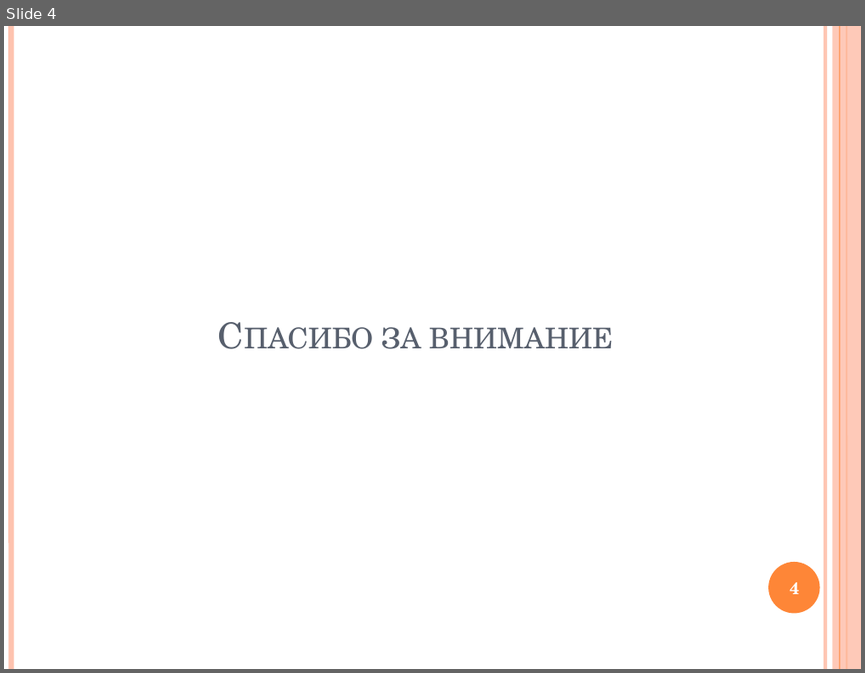
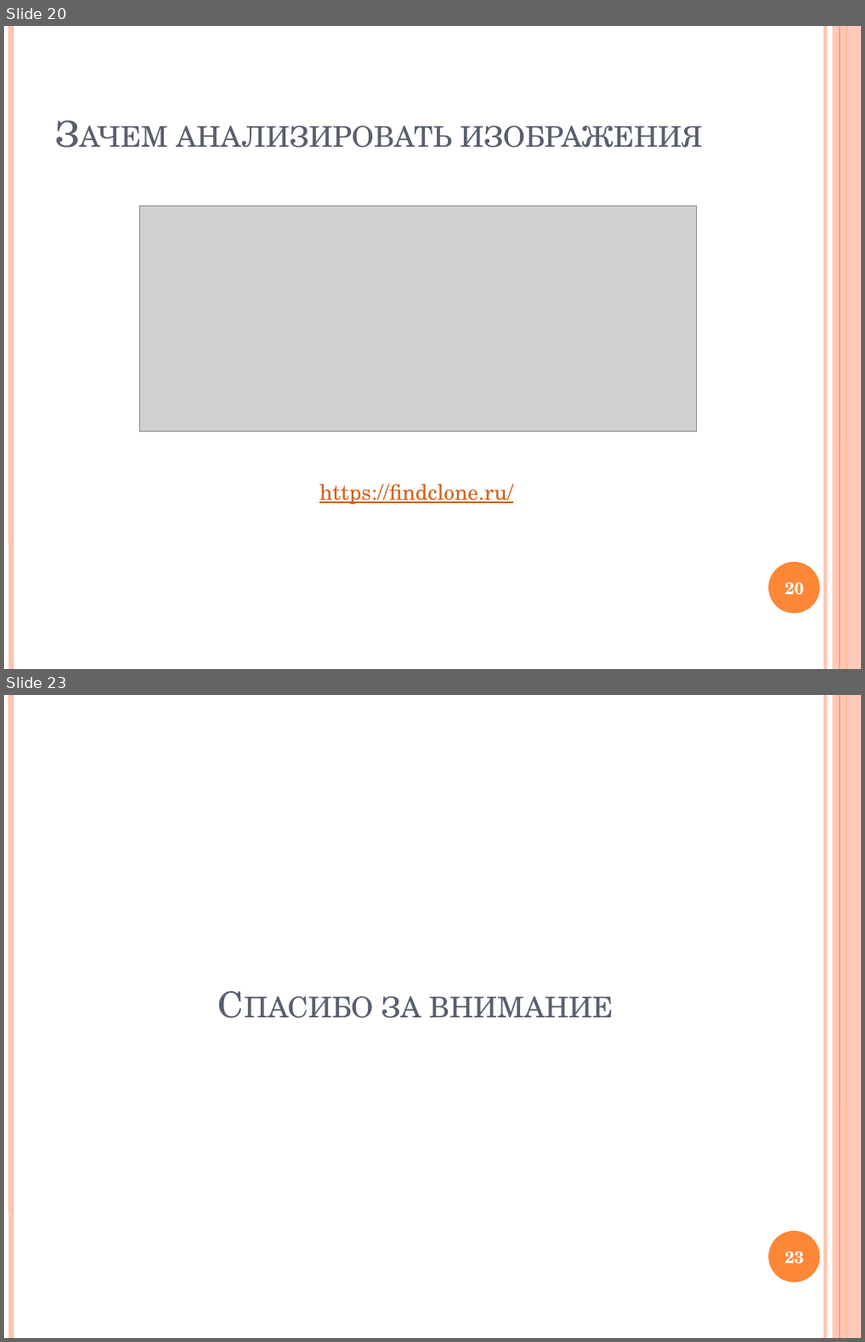
Before and after one commit to Kwentar/presentations, a slide deck: Image processing lessons/Lesson 1.pptx. Shown one above the other, each under a label of ours: slide 4 before the commit, slides 20 and 23 after it; the slides between them are not shown. The pictures are 865x673 and 865x1342 pixels, drawn with LibreOffice and Linux fonts; fonts in the diff are those of the drawing; grey boxes stand for pictures. Boxes give left, top, right and bottom in pixels: in the first picture for what was removed or moved away, otherwise in the second. Text is boxed around its words. In the diff, an @@ line names an element or a change of style, - is before the commit and + after.

```diff
--- a/Image processing lessons/Lesson 1.pptx
+++ b/Image processing lessons/Lesson 1.pptx
@@ slide 20 added at [4,26,861,669], background #FFFFFF; not listed: 6 template elements that a slide beside it also shows @@
@@ title added at [176,125,702,148], 30 pt, text #575F6D, small capitals @@
+Зачем анализировать изображения
@@ picture added at [139,206,696,431] @@
@@ text added at [319,483,513,504], 18 pt, text #D2611C, underline @@
+https://findclone.ru/
@@ page number added at [784,582,804,595], 14 pt, text #FFFFFF, bold @@
+20
@@ what was slide 4 is now slide 23 @@
@@ page number at [784,1251,804,1264]: text changed @@
-4
+23
```
Also in this commit, not shown: 1 slide changed, 20 other slides added, 2 slides removed.
